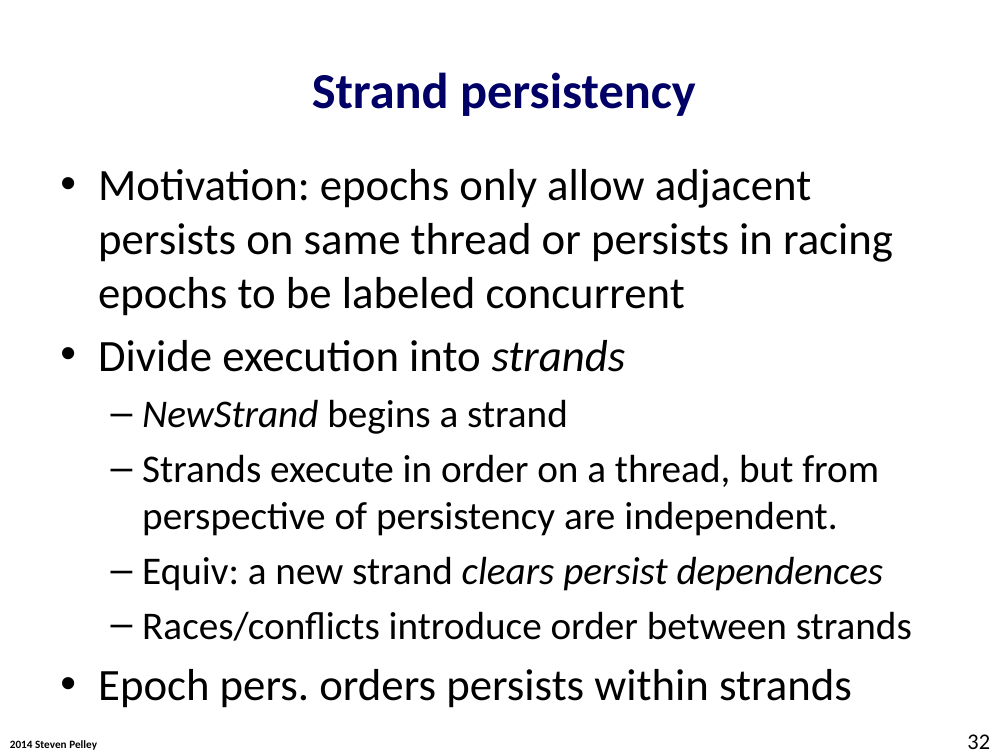
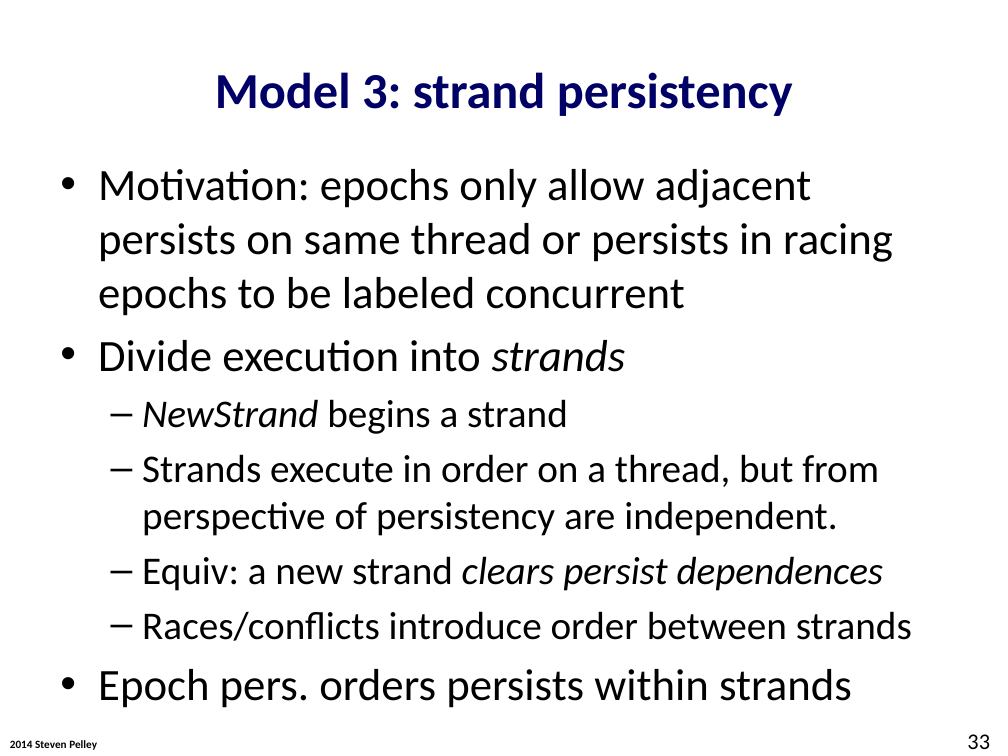
Before and after one commit to Abulila/dissertation, a slide deck: slide 33 of proposal/defense.pptx (slide 32 before the commit). Drawn at 1008x756 pixels with LibreOffice and Linux fonts; fonts in the diff are those of the drawing; background and template pictures are left out. Boxes give left, top, right and bottom in pixels: in the first picture for what was removed or moved away, otherwise in the second. Text is boxed around its words. In the diff, an @@ line names an element or a change of style, - is before the commit and + after.

```diff
--- a/proposal/defense.pptx
+++ b/proposal/defense.pptx
@@ title at (215,72,793,116): text changed @@
-Strand persistency
+Model 3: strand persistency
@@ page number at (967,734,990,749): text changed @@
-32
+33
```
Also in this commit, not shown: 8 other slides changed, 1 slide added.
